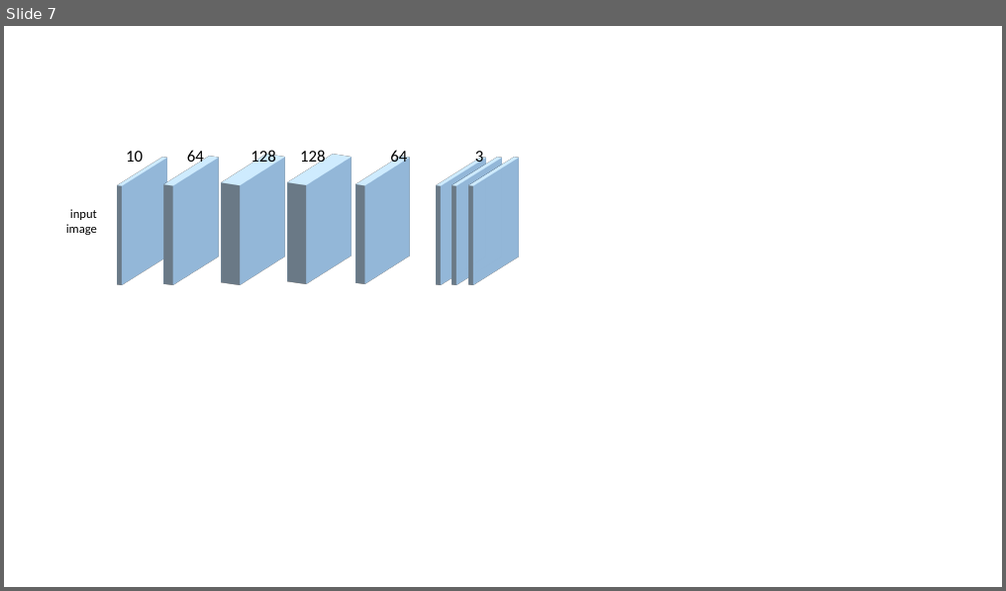
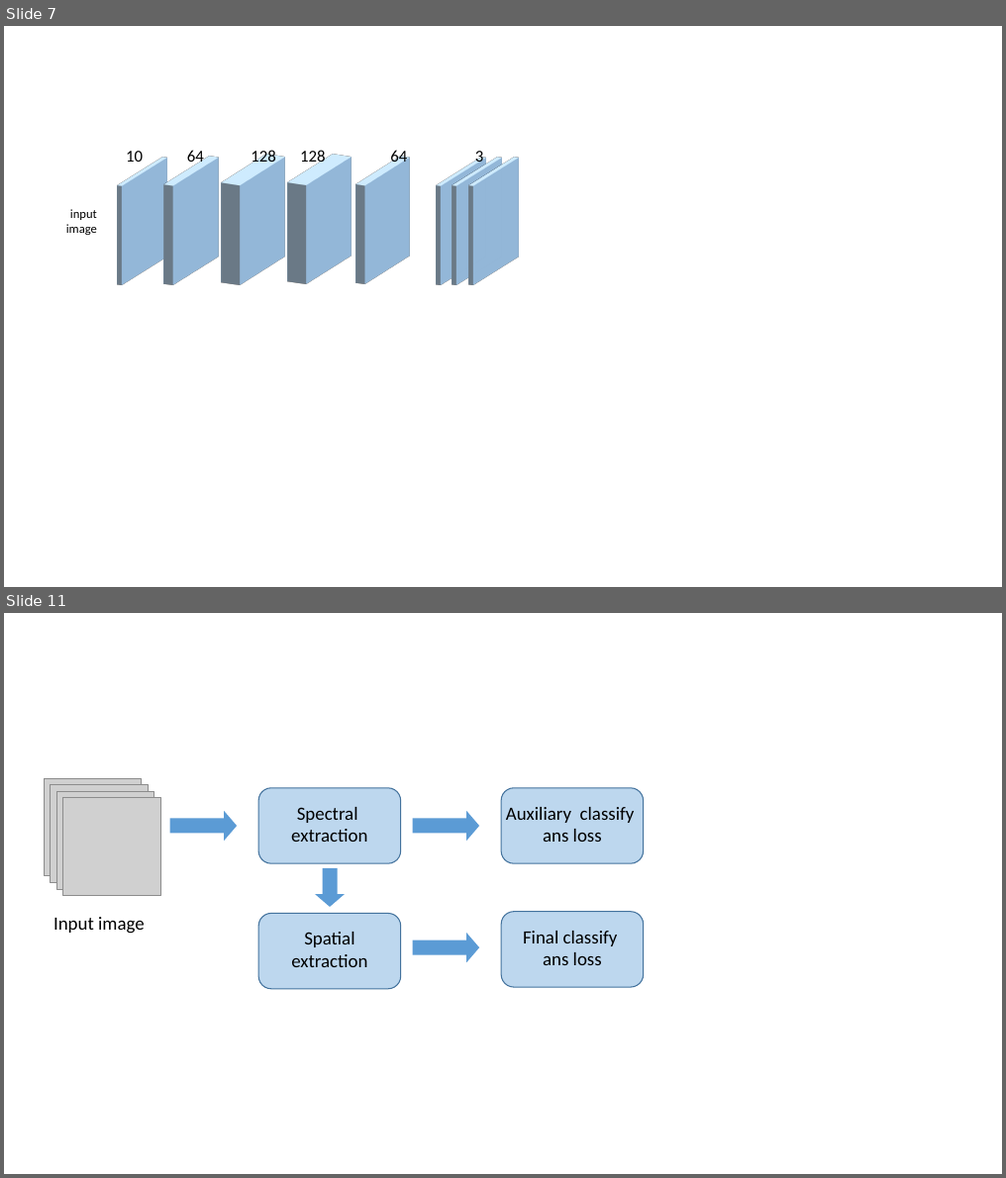
Before and after one commit to W-void/landsat0, a slide deck: pic/模型图.pptx. Shown one above the other, each under a label of ours: slide 7 before the commit, slides 7 and 11 after it; the slides between them are not shown. The pictures are 1006x591 and 1006x1178 pixels, drawn with LibreOffice and Linux fonts; fonts in the diff are those of the drawing; grey boxes stand for pictures. Boxes give left, top, right and bottom in pixels: in the first picture for what was removed or moved away, otherwise in the second. Text is boxed around its words. In the diff, an @@ line names an element or a change of style, - is before the commit and + after.

```diff
--- a/pic/模型图.pptx
+++ b/pic/模型图.pptx
@@ slide 11 added at [4, 613, 1002, 1174], background #FFFFFF @@
@@ rounded rectangle added at [258, 788, 401, 863], fill #BDD7EE, outline #43739E 1 pt @@
@@ rounded rectangle added at [501, 788, 644, 863], fill #BDD7EE, outline #43739E 1 pt @@
@@ group added at [44, 778, 160, 896]: 4 pictures @@
@@ right arrow added at [170, 811, 237, 842], fill #5B9BD5 @@
@@ text added at [291, 807, 367, 842], 18 pt, text #000000 @@
+Spectral
+extraction
@@ right arrow added at [413, 811, 479, 842], fill #5B9BD5 @@
@@ text added at [506, 807, 635, 842], 18 pt, text #000000 @@
+Auxiliary classify
+ans loss
@@ right arrow added at [315, 868, 345, 907], fill #5B9BD5 @@
@@ text added at [54, 917, 145, 934], 18 pt, text #000000 @@
+Input image
@@ rounded rectangle added at [258, 913, 401, 989], fill #BDD7EE, outline #43739E 1 pt @@
@@ text added at [291, 932, 367, 967], 18 pt, text #000000 @@
+Spatial
+extraction
@@ right arrow added at [413, 933, 479, 962], fill #5B9BD5 @@
@@ rounded rectangle added at [501, 912, 644, 987], fill #BDD7EE, outline #43739E 1 pt @@
@@ text added at [523, 931, 618, 965], 18 pt, text #000000 @@
+Final classify
+ans loss
```
Also in this commit, not shown: 2 slides changed, 2 other slides added, 43 other files.
